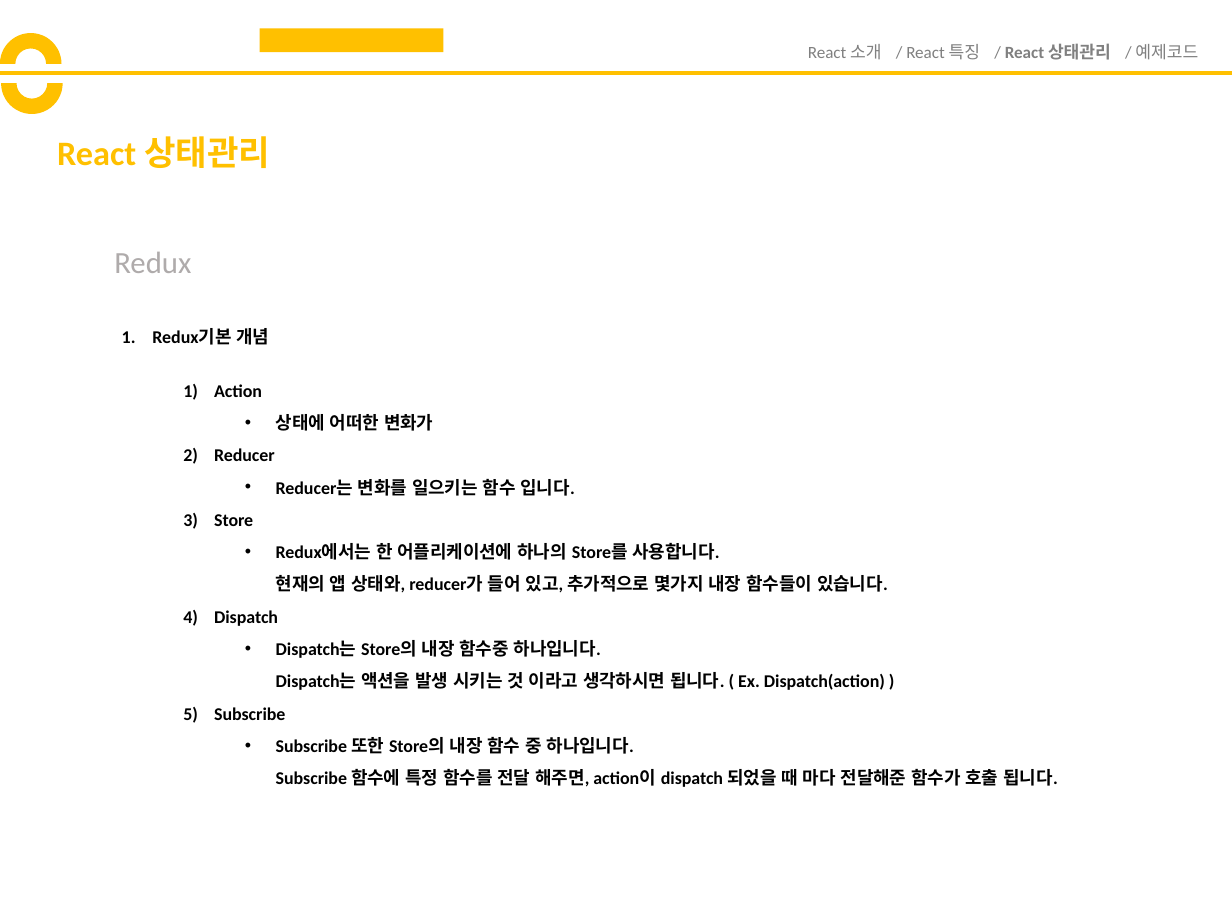
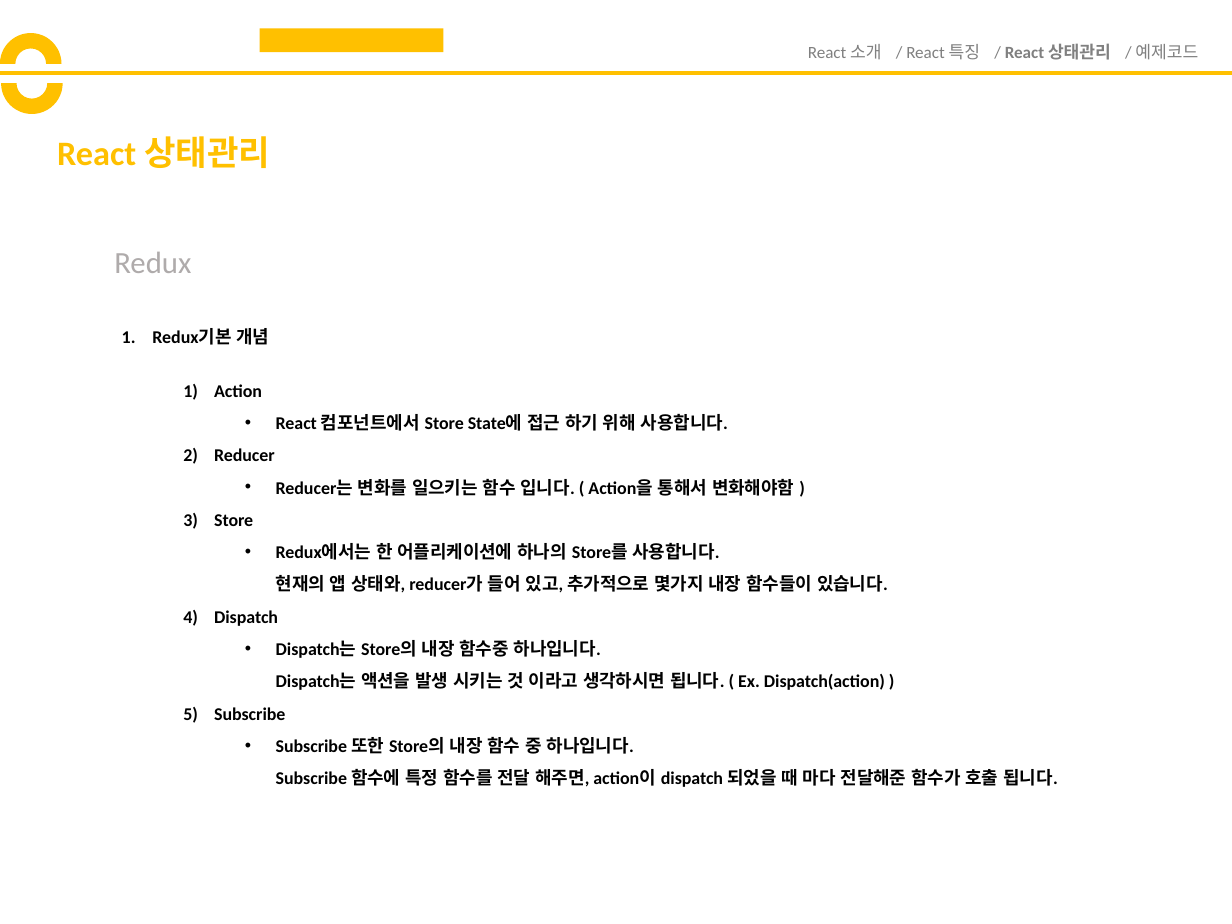
Before and after one commit to yuhyunjae12/ReactStudy, a slide deck: slide 13 of React발표자료.pptx (slide 12 before the commit). Drawn at 1232x924 pixels with LibreOffice and Linux fonts; fonts in the diff are those of the drawing. Boxes give left, top, right and bottom in pixels: in the first picture for what was removed or moved away, otherwise in the second. Text is boxed around its words. In the diff, an @@ line names an element or a change of style, - is before the commit and + after.

```diff
--- a/React발표자료.pptx
+++ b/React발표자료.pptx
@@ text at [276,414,728,431]: text changed @@
-    • 상태에 어떠한 변화가
+    • React 컴포넌트에서 Store State에 접근 하기 위해 사용합니다.
@@ text at [276,479,794,496]: text changed @@
-    • Reducer는 변화를 일으키는 함수 입니다.
+    • Reducer는 변화를 일으키는 함수 입니다. ( Action을 통해서 변화해야함 )
```
Also in this commit, not shown: 1 other slide changed, 4 slides added.
